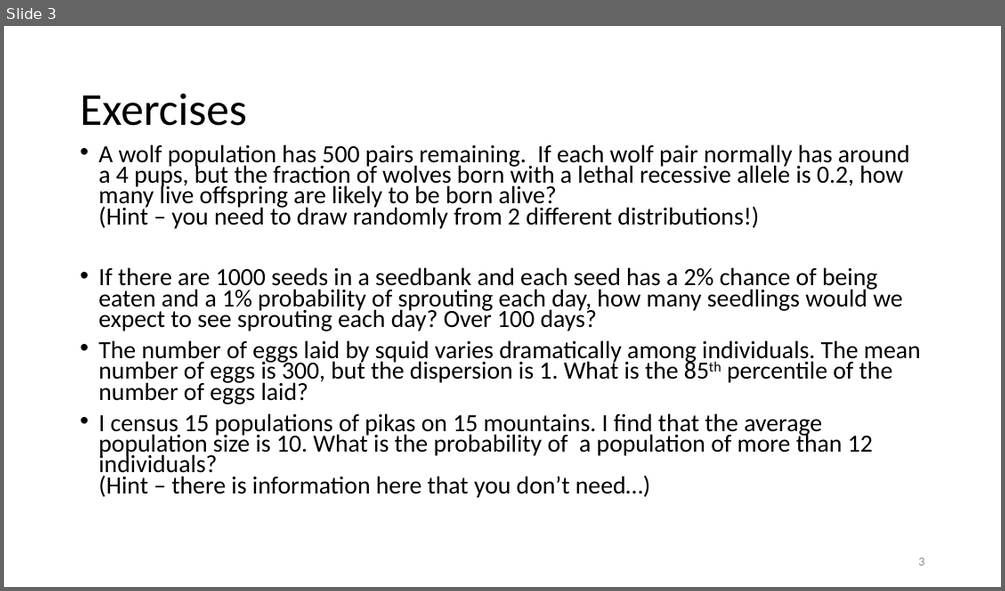
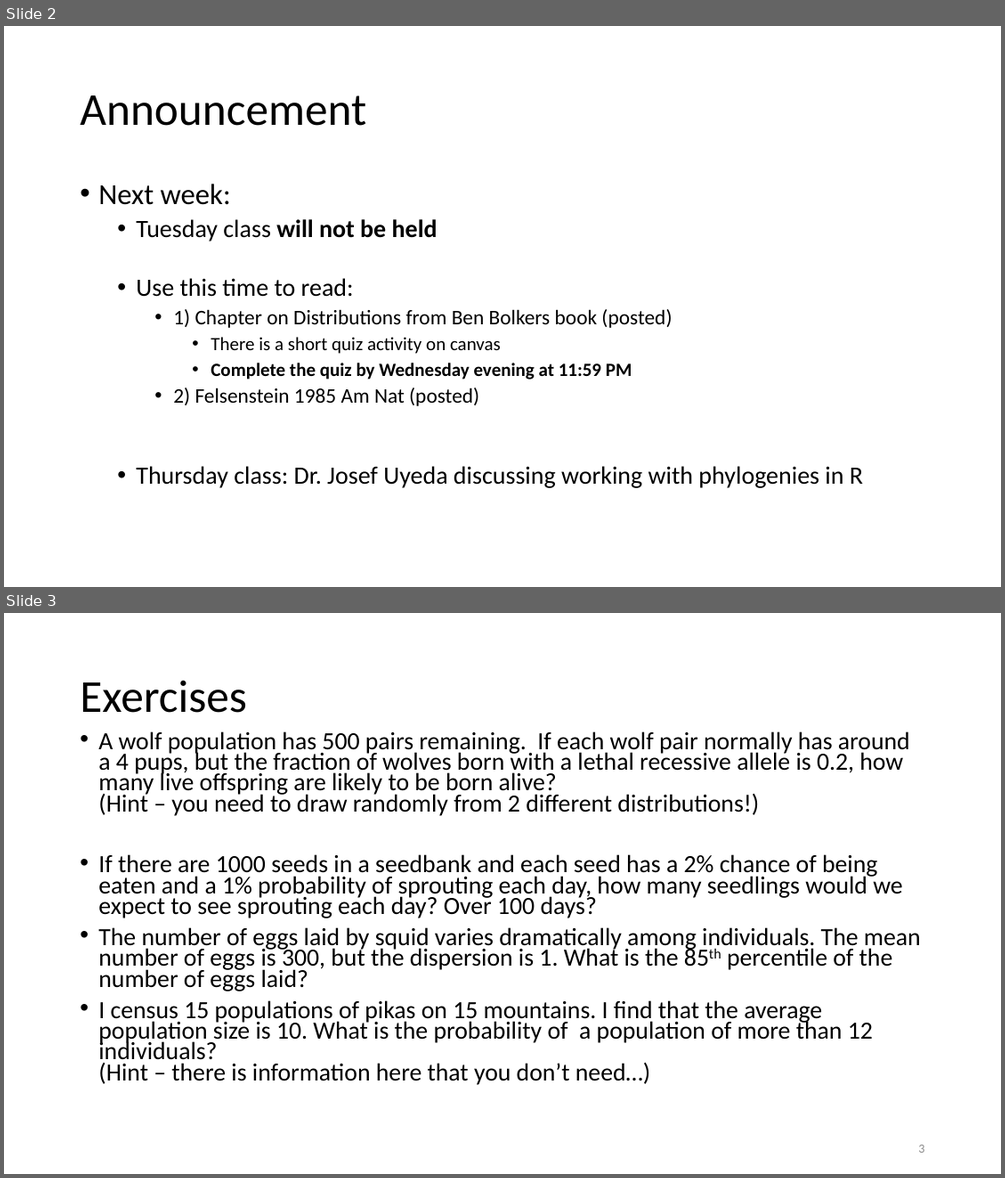
Before and after one commit to VTQuantMethodsEEB/klangwig, a slide deck: lectures/ex6_rev_distributions.pptx. Shown one above the other, each under a label of ours: slide 3 before the commit, slides 2 and 3 after it. The pictures are 1005x591 and 1005x1178 pixels, drawn with LibreOffice and Linux fonts; fonts in the diff are those of the drawing. Boxes give left, top, right and bottom in pixels: in the first picture for what was removed or moved away, otherwise in the second. Text is boxed around its words. In the diff, an @@ line names an element or a change of style, - is before the commit and + after.

Commit message:
sending week 11 and week 10 assignment update

```diff
--- a/lectures/ex6_rev_distributions.pptx
+++ b/lectures/ex6_rev_distributions.pptx
@@ slide 2 added at <box>4,26,1001,587</box>, background #FFFFFF @@
@@ title added at <box>80,95,366,126</box>, 44 pt, text #000000 @@
+Announcement
@@ text added at <box>98,184,863,488</box>, 24 pt, text #000000 @@
+• Next week:
+  • Tuesday class will not be held
+  • Use this time to read:
+    • 1) Chapter on Distributions from Ben Bolkers book (posted)
+      • There is a short quiz activity on canvas
+      • Complete the quiz by Wednesday evening at 11:59 PM
+    • 2) Felsenstein 1985 Am Nat (posted)
+  • Thursday class: Dr. Josef Uyeda discussing working with phylogenies in R
```
Also in this commit, not shown: 2 slides changed, 1 slide removed, 13 other files.
